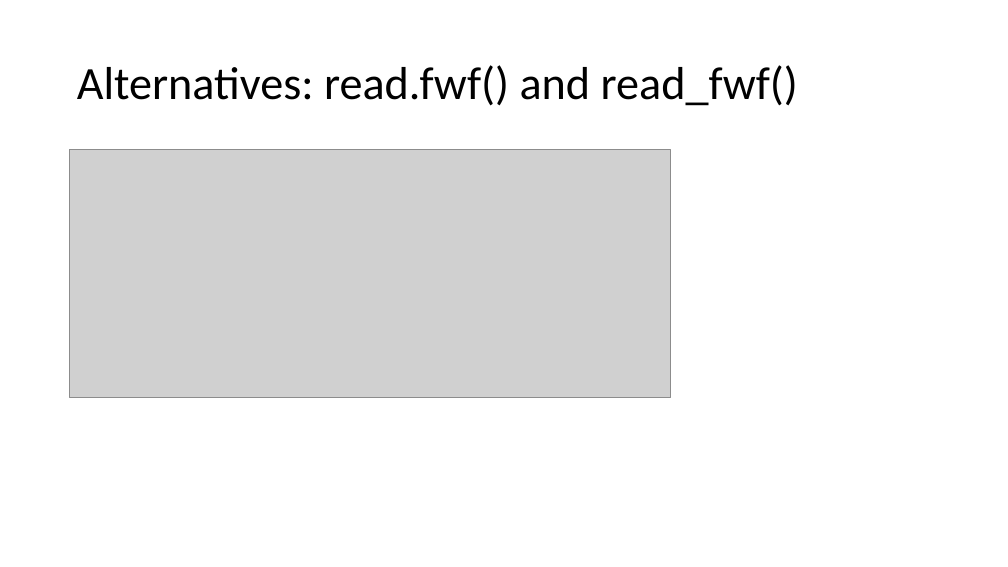
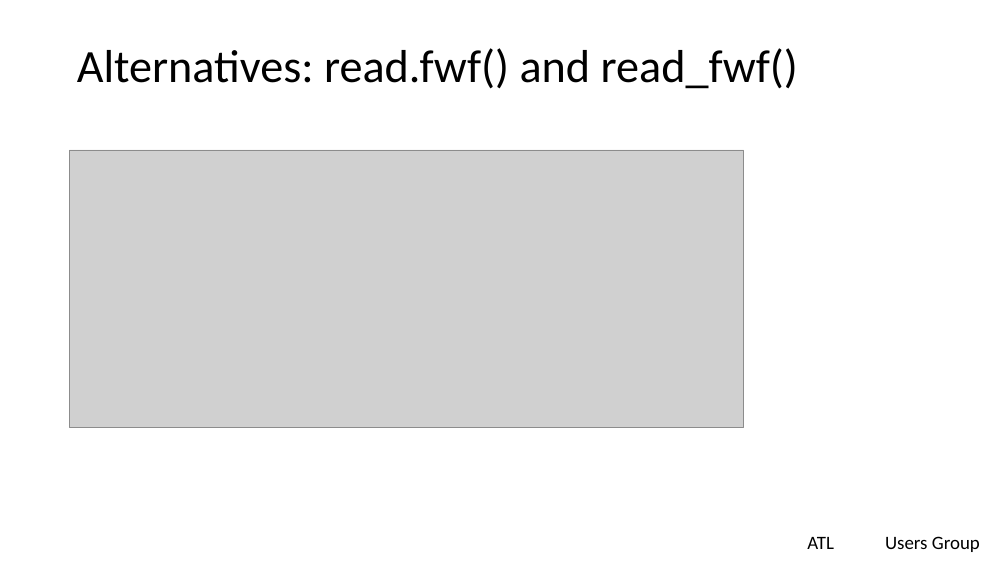
Before and after one commit to lgreski/readingFilesInR, a slide deck: slide 8 of presentation/readingFixedFilesInR.pptx. Drawn at 1008x567 pixels with LibreOffice and Linux fonts; fonts in the diff are those of the drawing; grey boxes stand for pictures; background and template pictures are left out. Boxes give left, top, right and bottom in pixels: in the first picture for what was removed or moved away, otherwise in the second. Text is boxed around its words. In the diff, an @@ line names an element or a change of style, - is before the commit and + after.

```diff
--- a/presentation/readingFixedFilesInR.pptx
+++ b/presentation/readingFixedFilesInR.pptx
@@ title "Alternatives: read.fwf() and read_fwf()": place and size @@
-title "Alternatives: read.fwf() and read_fwf()" at (77,65,798,106)
+title "Alternatives: read.fwf() and read_fwf()" at (77,48,798,89)
@@ picture: place and size @@
-picture at (70,150,671,398)
+picture at (70,150,744,427)
@@ text added at (807,537,834,549), 18 pt, text #000000 @@
+ATL
@@ text added at (885,536,980,552), 18 pt, text #000000 @@
+Users Group
```
Also in this commit, not shown: 7 other slides changed, 12 slides added, 2 slides removed.
